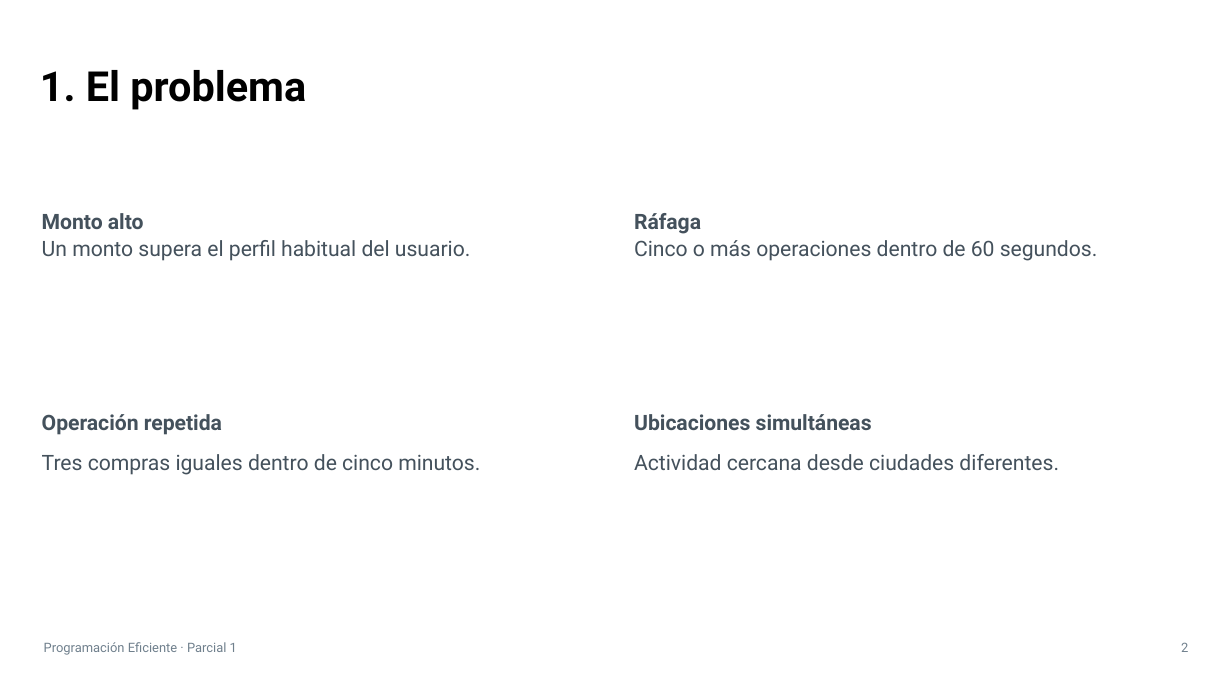
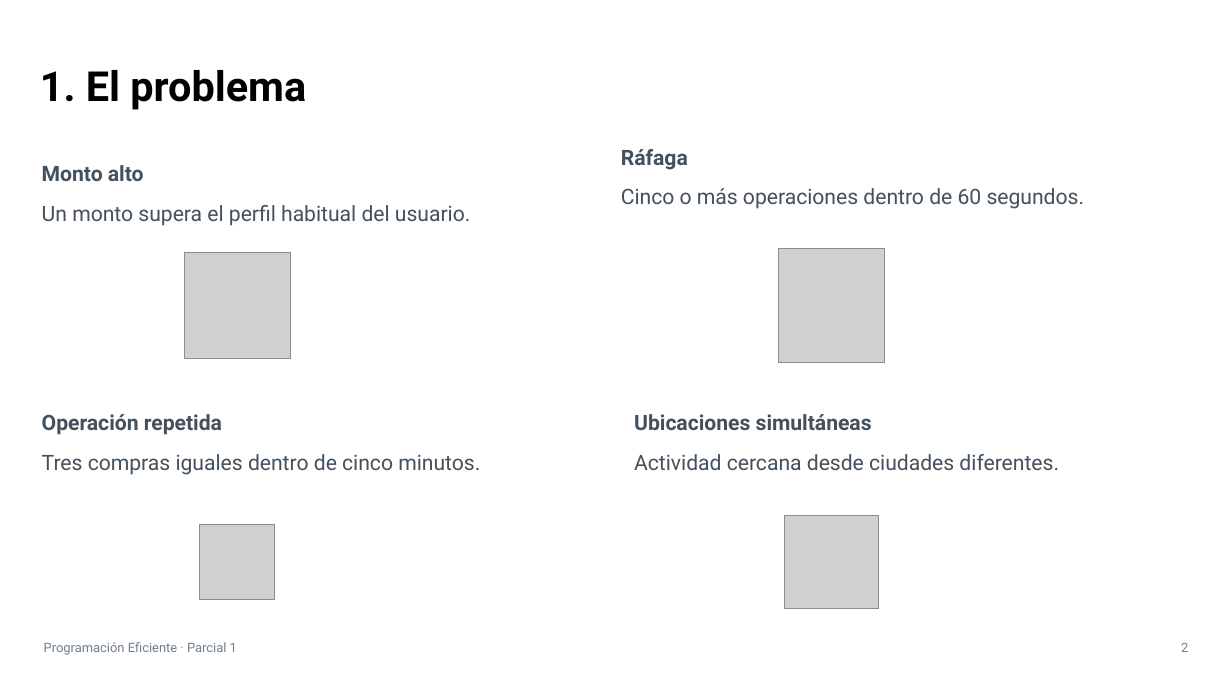
Before and after one commit to Alesso-Chiavarino/PE, a slide deck: slide 2 of parcial_1/presentacion/Parcial-1-Programacion-Eficiente.pptx. Drawn at 1232x693 pixels with LibreOffice and Linux fonts; fonts in the diff are those of the drawing; grey boxes stand for pictures. Boxes give left, top, right and bottom in pixels: in the first picture for what was removed or moved away, otherwise in the second. Text is boxed around its words. In the diff, an @@ line names an element or a change of style, - is before the commit and + after.

```diff
--- a/parcial_1/presentacion/Parcial-1-Programacion-Eficiente.pptx
+++ b/parcial_1/presentacion/Parcial-1-Programacion-Eficiente.pptx
@@ text "Ráfaga": place and size @@
-text "Ráfaga" at <box>634,213,1098,261</box>
+text "Ráfaga" at <box>621,149,1085,209</box>
@@ text at <box>621,149,688,170</box>: less space between paragraphs @@
@@ text "Monto alto": place and size @@
-text "Monto alto" at <box>42,213,471,261</box>
+text "Monto alto" at <box>42,165,471,226</box>
@@ text at <box>42,165,144,181</box>: less space between paragraphs @@
@@ picture added at <box>185,252,291,359</box> @@
@@ picture added at <box>779,249,885,362</box> @@
@@ picture added at <box>200,525,274,600</box> @@
@@ picture added at <box>785,515,878,608</box> @@
```
Also in this commit, not shown: 11 other slides changed, 10 slides added, 1 other file.
